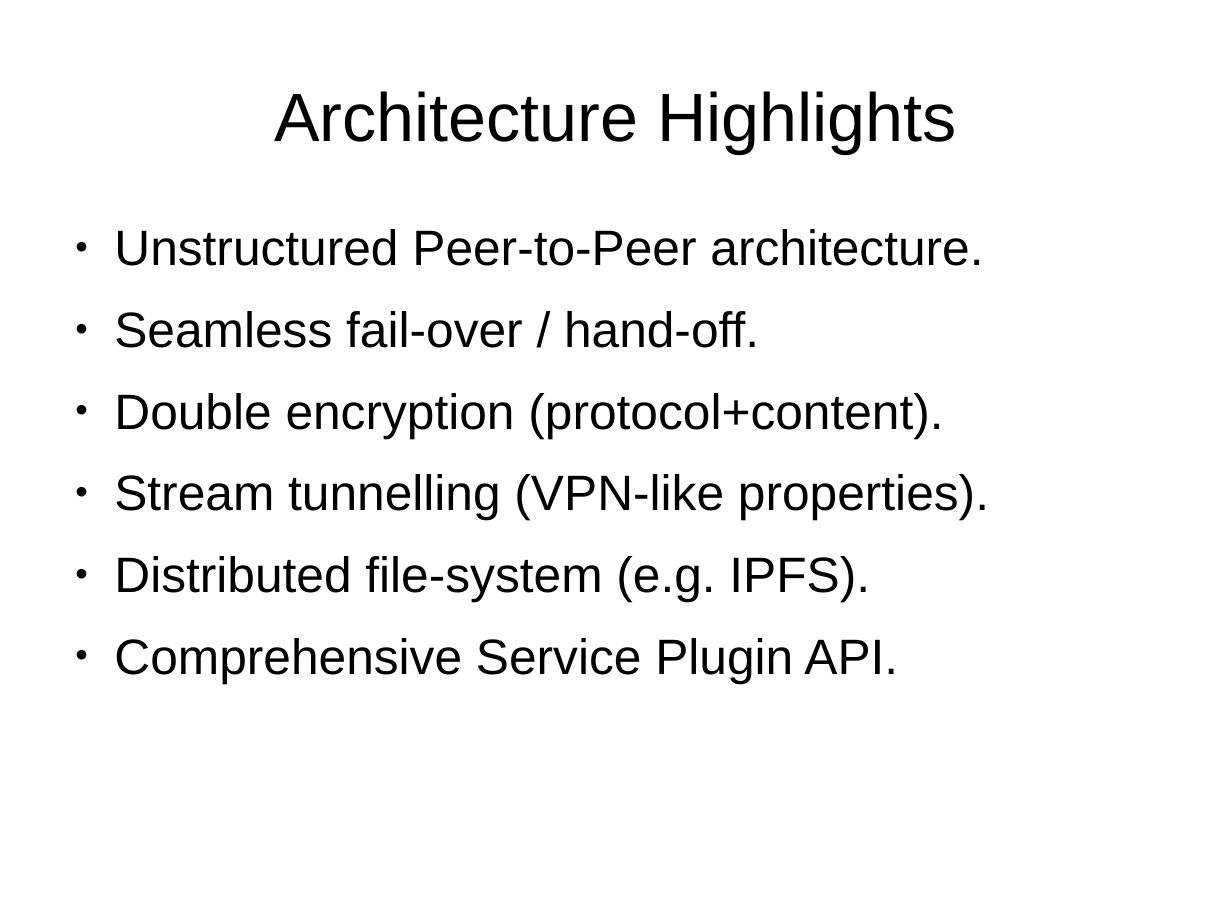
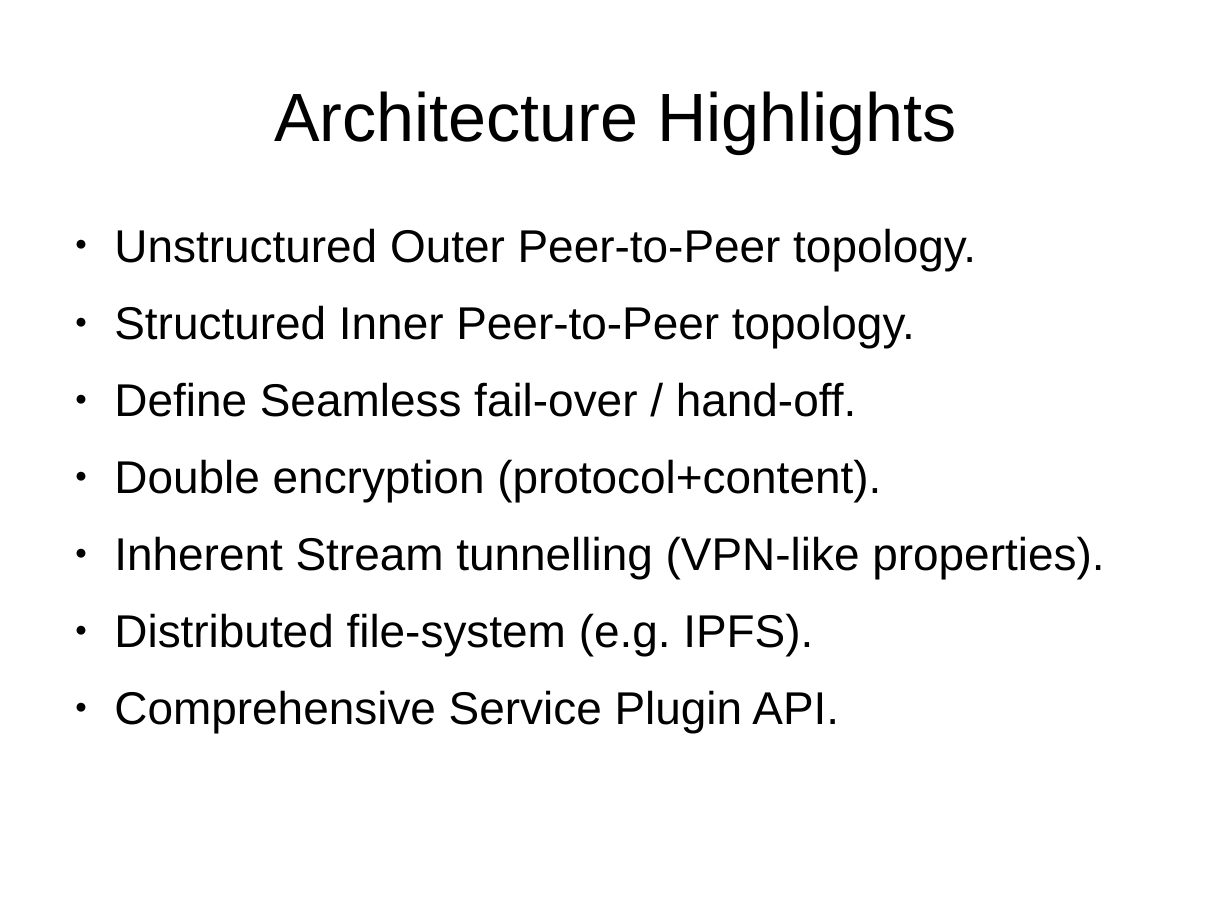
Before and after one commit to 8bitgeek/hive, a slide deck: slide 3 of docs/hive-slides.odp. Drawn at 1232x924 pixels with LibreOffice and Linux fonts; fonts in the diff are those of the drawing; background and template pictures are left out. Boxes give left, top, right and bottom in pixels: in the first picture for what was removed or moved away, otherwise in the second. Text is boxed around its words. In the diff, an @@ line names an element or a change of style, - is before the commit and + after.

Commit message:
even more slide show love

```diff
--- a/docs/hive-slides.odp
+++ b/docs/hive-slides.odp
@@ text at (114,228,976,417): text changed; size 32 to 29.6 pt @@
-● Unstructured Peer-to-Peer architecture.
-● Seamless fail-over / hand-off.
+● Unstructured Outer Peer-to-Peer topology.
+● Structured Inner Peer-to-Peer topology.
+● Define Seamless fail-over / hand-off.
@@ text at (114,459,881,733): size 32 to 29.6 pt in "Double encryption (protocol+content).", "Distributed file-system (e.g. IPFS).", "Comprehensive Service Plugin API." @@
@@ text at (114,536,1104,579): text changed; size 32 to 29.6 pt @@
-● Stream tunnelling (VPN-like properties).
+● Inherent Stream tunnelling (VPN-like properties).
```
